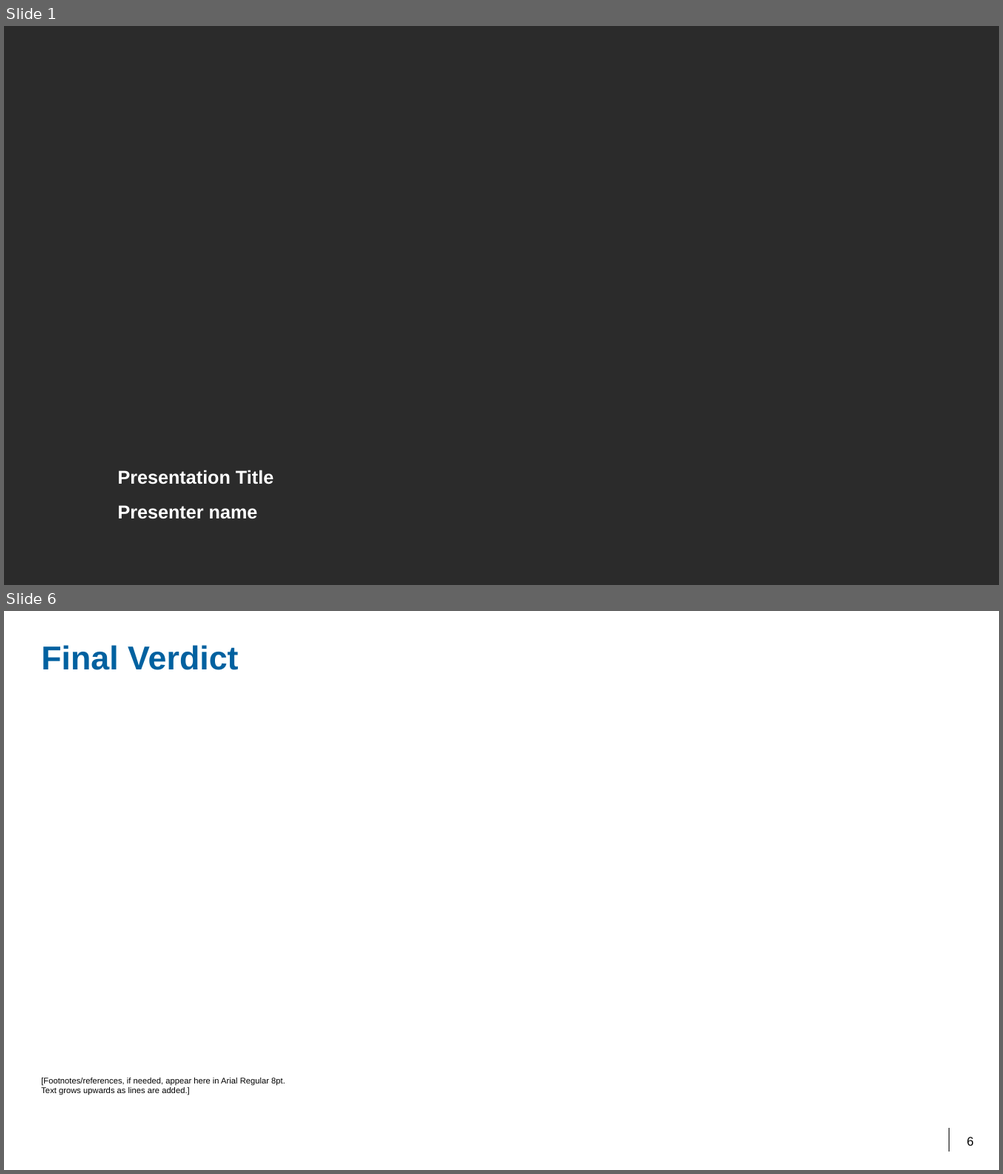
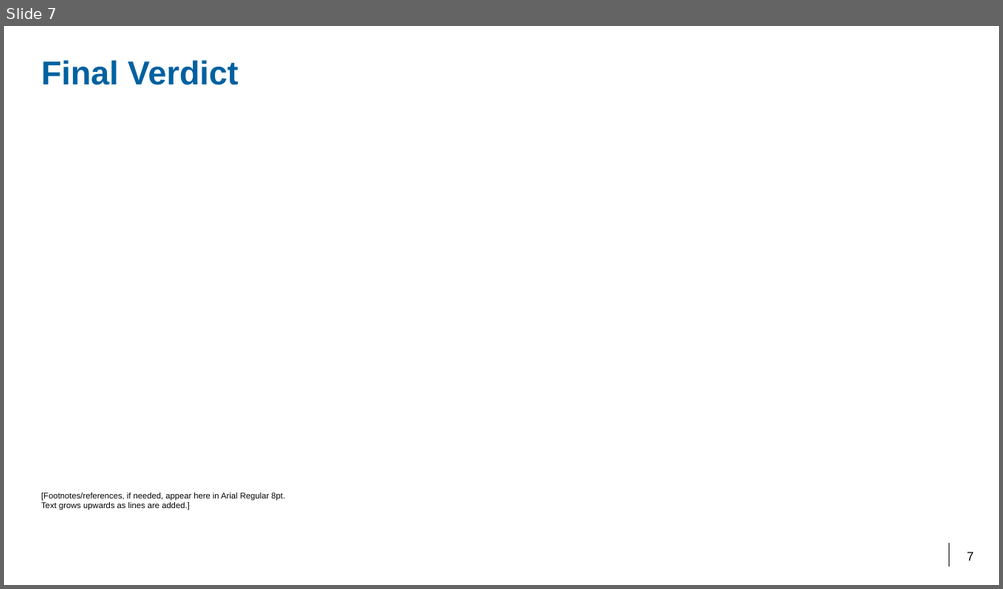
Before and after one commit to AidanMetLife25/Presentation, a slide deck: Rapid7ExecutivePresentation.pptx. Shown one above the other, each under a label of ours: slides 1 and 6 before the commit, slide 7 after it; the slides between them are not shown. The pictures are 1003x1174 and 1003x589 pixels, drawn with LibreOffice and Linux fonts; fonts in the diff are those of the drawing; background and template pictures are left out; a plain dark background stands for a picture behind light text. Boxes give left, top, right and bottom in pixels: in the first picture for what was removed or moved away, otherwise in the second. Text is boxed around its words. In the diff, an @@ line names an element or a change of style, - is before the commit and + after.

```diff
--- a/Rapid7ExecutivePresentation.pptx
+++ b/Rapid7ExecutivePresentation.pptx
@@ slide 1 removed at (4, 26, 999, 585), background picture (left out) @@
@@ text removed at (118, 470, 273, 520) @@
-Presentation Title
-Presenter name
@@ what was slide 6 is now slide 7 @@
@@ page number at (967, 552, 973, 561): text changed @@
-6
+7
```
Also in this commit, not shown: 3 slides changed, 3 slides added.
